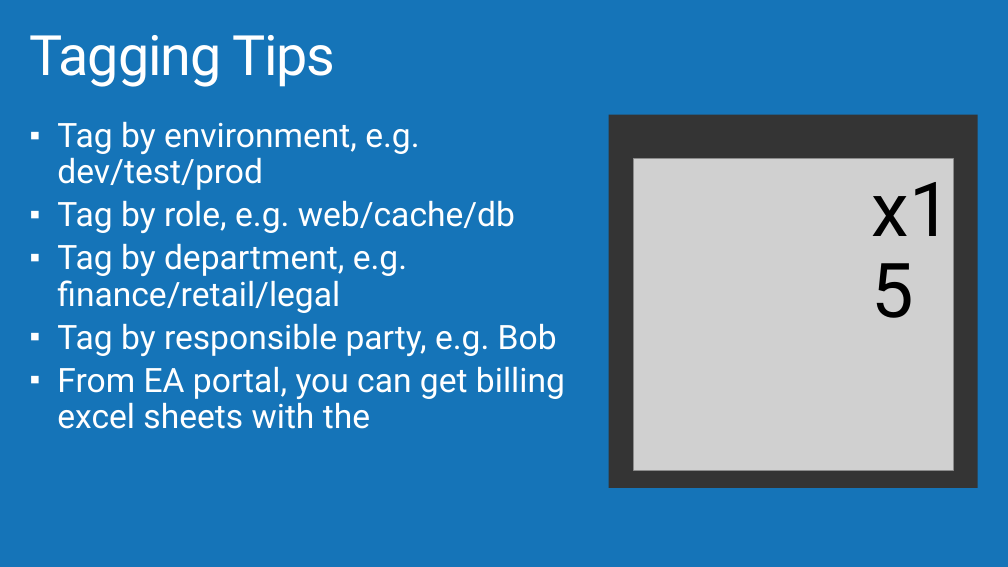
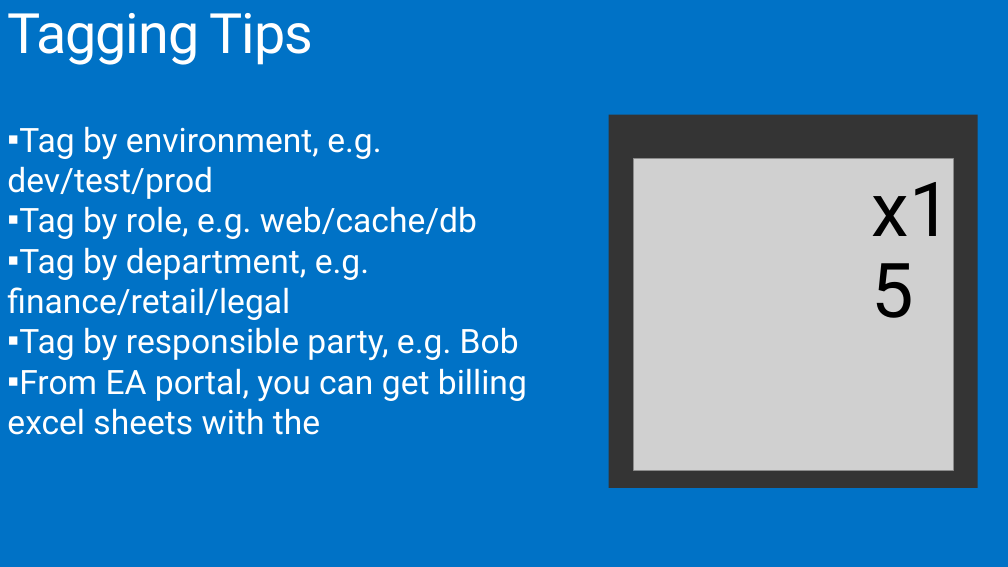
Before and after one commit to MSDEVMTL/GlobalAzureBootcamp2018, a slide deck: slide 11 of Step9/Step9-ARMGovernance.pptx. Drawn at 1008x567 pixels with LibreOffice and Linux fonts; fonts in the diff are those of the drawing; grey boxes stand for pictures; background and template pictures are left out. Boxes give left, top, right and bottom in pixels: in the first picture for what was removed or moved away, otherwise in the second. Text is boxed around its words. In the diff, an @@ line names an element or a change of style, - is before the commit and + after.

Commit message:
typos & title issues in step9 pptx

```diff
--- a/Step9/Step9-ARMGovernance.pptx
+++ b/Step9/Step9-ARMGovernance.pptx
@@ background #1574B8 to #0072C6 @@
@@ title "Tagging Tips": place and size @@
-title "Tagging Tips" at box(30, 35, 335, 87)
+title "Tagging Tips" at box(7, 13, 313, 65)
@@ text "Tag by environment, e.g. dev/test/prod" rewrapped from box(57, 121, 565, 429) to box(7, 126, 527, 435) @@
```
Also in this commit, not shown: 11 other slides changed, 1 slide added, 1 slide removed, 1 other file.
